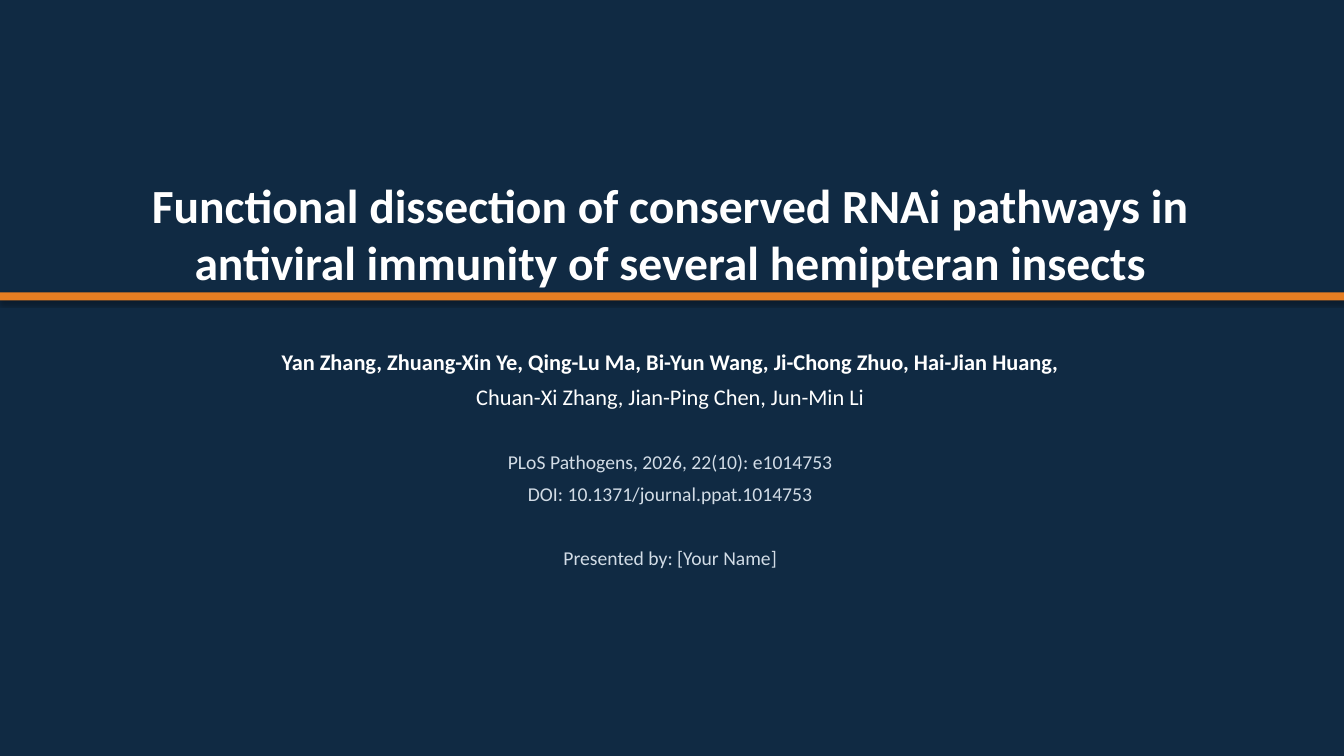
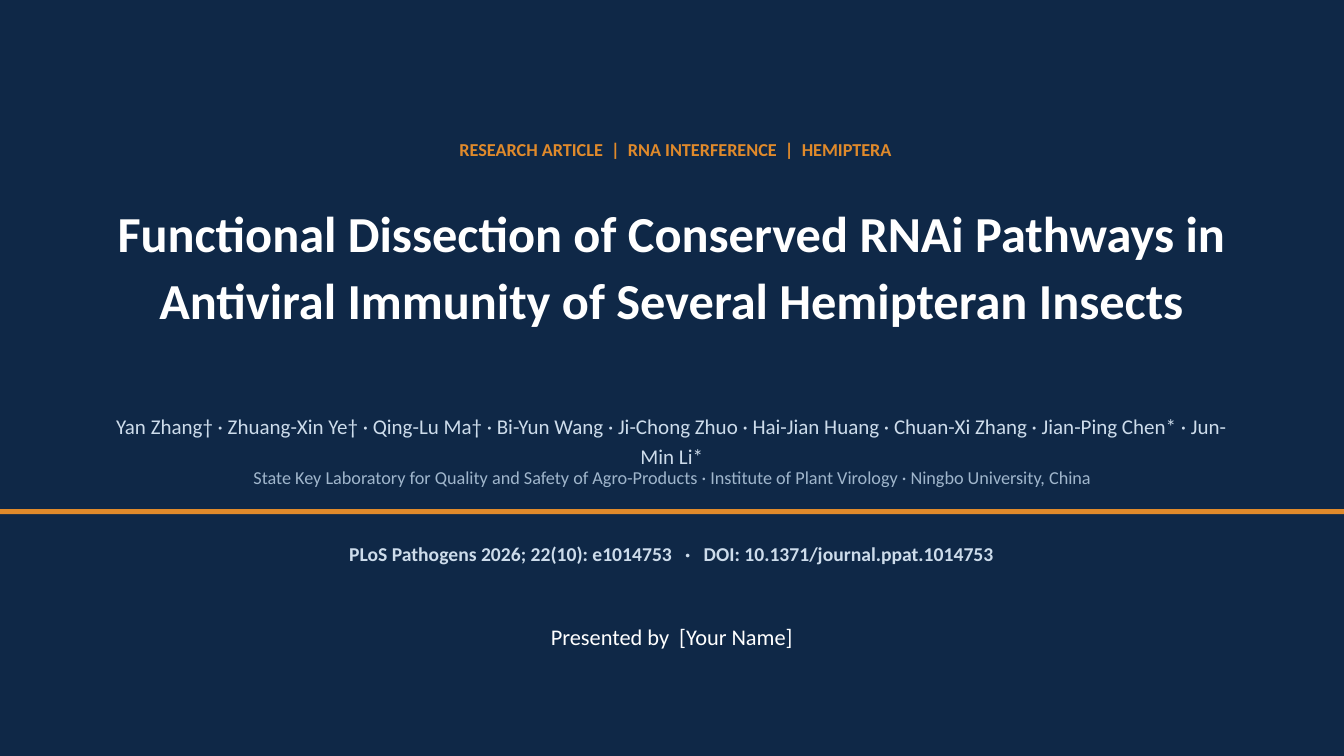
Before and after one commit to David-Mwania/Mwania-Project, a slide deck: slide 1 of Mwania Project/RNAi_Hemiptera_Presentation.pptx. Drawn at 1344x756 pixels with LibreOffice and Linux fonts; fonts in the diff are those of the drawing. Boxes give left, top, right and bottom in pixels: in the first picture for what was removed or moved away, otherwise in the second. Text is boxed around its words. In the diff, an @@ line names an element or a change of style, - is before the commit and + after.

```diff
--- a/Mwania Project/RNAi_Hemiptera_Presentation.pptx
+++ b/Mwania Project/RNAi_Hemiptera_Presentation.pptx
@@ rectangle at [0,0,1344,756]: fill #102A43 to #0F2847; shadow off @@
@@ text added at [459,144,892,156], 13 pt, text #E08A2B, bold @@
+RESEARCH ARTICLE | RNA INTERFERENCE | HEMIPTERA
@@ text at [118,216,1225,327]: text changed; size 34 to 36 pt @@
-Functional dissection of conserved RNAi pathways in antiviral immunity of several hemipteran insects
+Functional Dissection of Conserved RNAi Pathways in
+Antiviral Immunity of Several Hemipteran Insects
@@ text at [116,419,1226,464]: text changed; size 16 to 15 pt; text colour #FFFFFF to #CDDCEB @@
-Yan Zhang, Zhuang-Xin Ye, Qing-Lu Ma, Bi-Yun Wang, Ji-Chong Zhuo, Hai-Jian Huang,
-Chuan-Xi Zhang, Jian-Ping Chen, Jun-Min Li
-PLoS Pathogens, 2026, 22(10): e1014753
-DOI: 10.1371/journal.ppat.1014753
-Presented by: [Your Name]
+Yan Zhang† · Zhuang-Xin Ye† · Qing-Lu Ma† · Bi-Yun Wang · Ji-Chong Zhuo · Hai-Jian Huang · Chuan-Xi Zhang · Jian-Ping Chen* · Jun-Min Li*
@@ text added at [253,471,1091,487], 13 pt, text #A0B6CC @@
+State Key Laboratory for Quality and Safety of Agro-Products · Institute of Plant Virology · Ningbo University, China
@@ rectangle: place and size @@
-rectangle at [0,292,1344,300]
+rectangle at [0,509,1344,514]
@@ rectangle at [0,509,1344,514]: fill #E67E22 to #E08A2B; shadow off @@
@@ text added at [349,546,993,565], 14 pt, text #CDDCEB, bold @@
+PLoS Pathogens 2026; 22(10): e1014753 · DOI: 10.1371/journal.ppat.1014753
@@ text added at [551,628,793,649], 16 pt, text #FFFFFF @@
+Presented by [Your Name]
```
Also in this commit, not shown: 2 other slides changed, 21 slides added, 13 slides removed, 1 other file.
